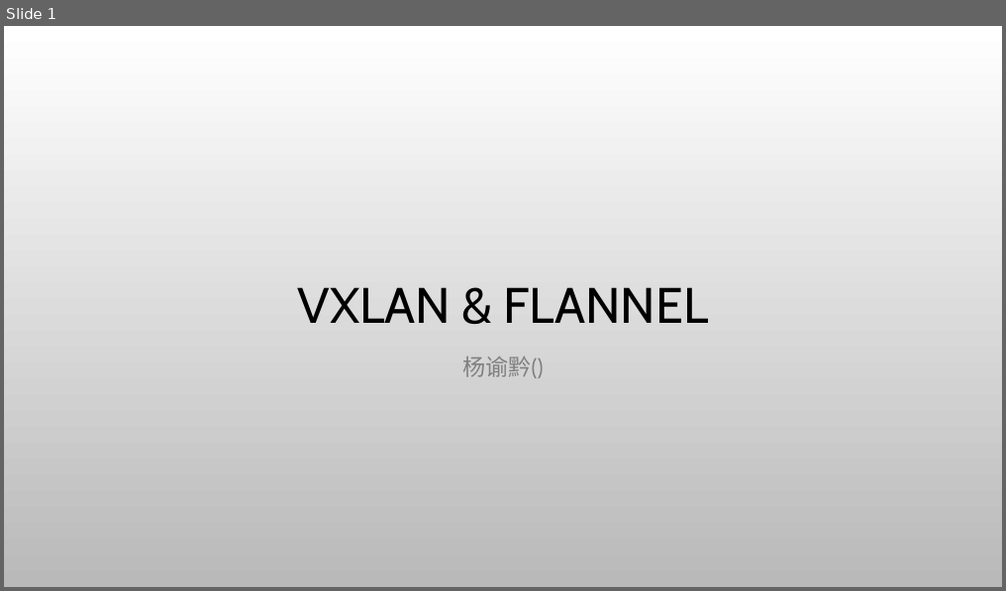
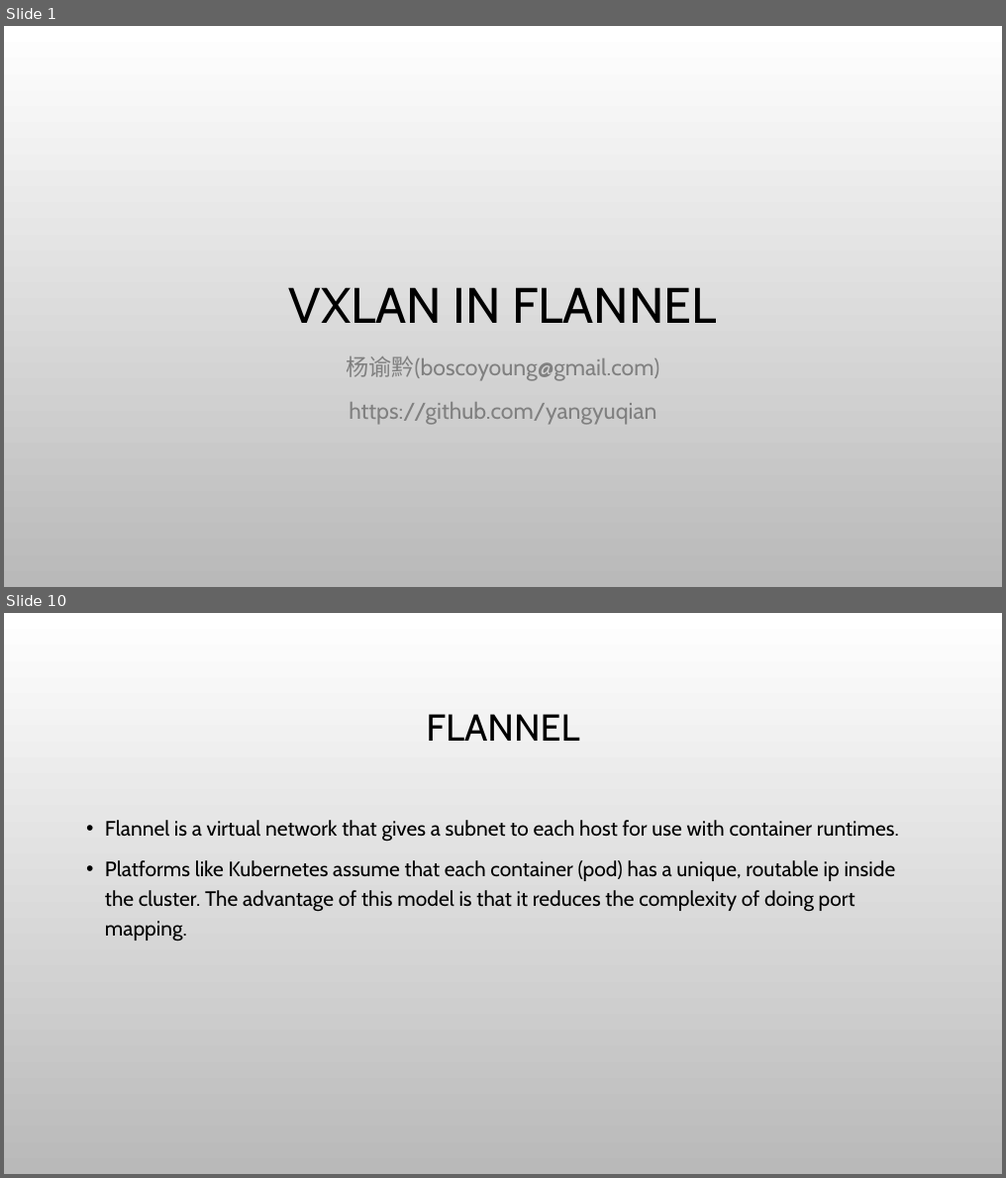
Before and after one commit to yangyuqian/k8s-the-hard-way, a slide deck: ppt/vxlan-flannel-cn.pptx. Shown one above the other, each under a label of ours: slide 1 before the commit, slides 1 and 10 after it; the slides between them are not shown. The pictures are 1006x591 and 1006x1178 pixels, drawn with LibreOffice and Linux fonts; fonts in the diff are those of the drawing; background and template pictures are left out. Boxes give left, top, right and bottom in pixels: in the first picture for what was removed or moved away, otherwise in the second. Text is boxed around its words. In the diff, an @@ line names an element or a change of style, - is before the commit and + after.

```diff
--- a/ppt/vxlan-flannel-cn.pptx
+++ b/ppt/vxlan-flannel-cn.pptx
@@ slide 10 added at bbox=[4, 613, 1002, 1174], background picture (left out) @@
@@ title added at bbox=[426, 714, 579, 741], 36 pt, text #000000 @@
+FLANNEL
@@ text added at bbox=[105, 820, 899, 942], 20 pt, text #000000 @@
+• Flannel is a virtual network that gives a subnet to each host for use with container runtimes.
+• Platforms like Kubernetes assume that each container (pod) has a unique, routable ip inside the cluster. The advantage of this model is that it reduces the complexity of doing port mapping.
@@ slide 1 changed as well @@
@@ title at bbox=[289, 287, 717, 323]: text changed @@
-VXLAN & FLANNEL
+VXLAN IN FLANNEL
@@ subtitle at bbox=[346, 357, 659, 425]: text changed @@
-杨谕黔()
+杨谕黔(boscoyoung@gmail.com)
+https://github.com/yangyuqian
```
Also in this commit, not shown: 11 other slides added.
